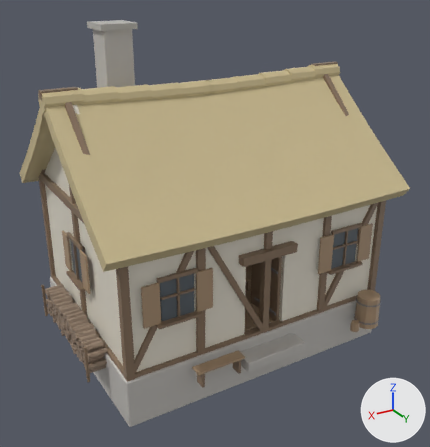
Before and after pictures for a commit that changed the glTF model apps/client/public/assets/models/house_a.glb.
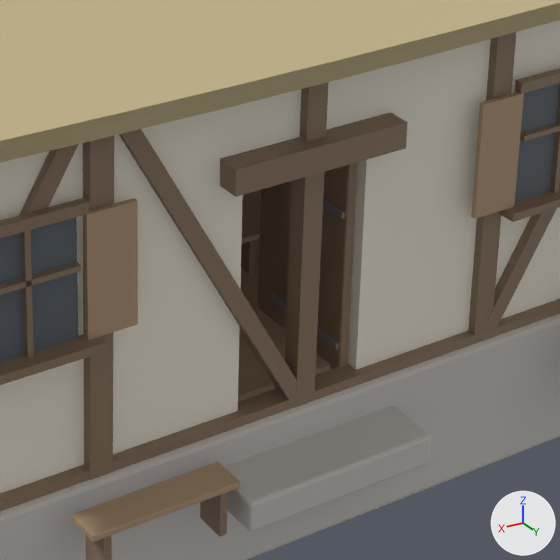
Old and new are each drawn whole from a 50 mm camera at (8.36, 14.33, 9.84) aimed at (0.1, 0.58, 2.96) and again close up on the part from 39% to 80% of the width and 46% to 85% of the height. The axes (+X, +Y, +Z) are drawn at lower right. The lights are the same throughout. The older version's two pictures come first. Where no turn or scale is listed for an object, it has been applied to the vertices. Vertices at exactly the same position are counted once.

Objects in the first close-up: 'house_a'.
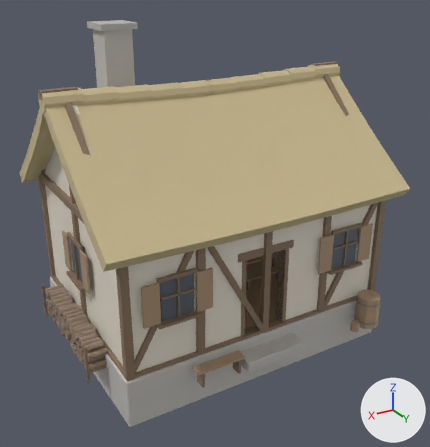
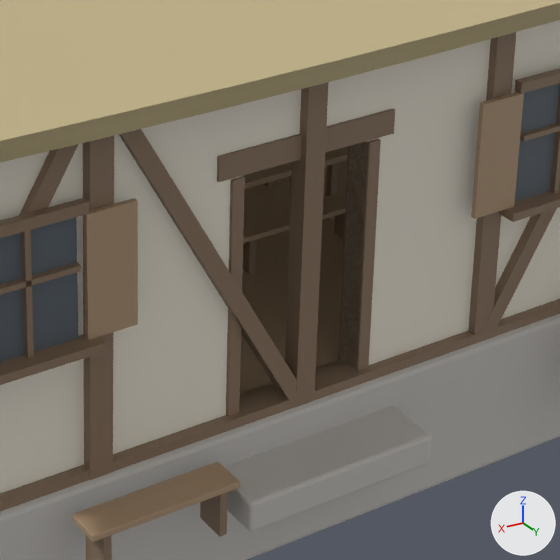
Location of each change, (x1, y1, x2, y2) in pixels of the close-ups (560 x 560 px):
part 1 of me_house_a, added (brown)
    after: (217, 109, 395, 182)
part 2 of me_house_a, added (mostly hidden)
    after: (239, 361, 344, 401)
part 3 of me_house_a, added (brown)
    after: (338, 139, 381, 371)
part 4 of me_house_a, added (brown)
    after: (226, 177, 245, 416)
part 5 of me_house_a, deleted
    before: (269, 292, 339, 350)
part 6 of me_house_a, deleted
    before: (288, 181, 345, 219)
part 7 of me_house_a, deleted (brown)
    before: (220, 112, 408, 369)

The change in detail:
me_house_a is used by ob_house_a; location (0.06, 0.16, 3.86).
me_house_a had 3640 vertices, 6288 faces and spanned x -4.66..4.66, y -3.71..3.71, z -4.66..4.66.
me_house_a now has 3688 vertices, 6384 faces and spans x -4.66..4.66, y -3.71..3.71, z -4.66..4.66.
me_house_a part 1: a new loose piece, a box spanning x -0.93..0.82, y 2.57..2.87, z -0.91..-0.69, in mat_wood_dark (brown #89735d).
me_house_a part 2: a new loose piece, a box spanning x -0.707..0.593, y 2.57..2.87, z -3.272..-3.213, in mat_wood_dark (brown #89735d).
me_house_a part 3: a new loose piece of 56 vertices spanning x -0.8..-0.68, y 2.57..2.87, z -3.29..-0.94, in mat_wood_dark (brown #89735d).
me_house_a part 4: a new loose piece of 56 vertices spanning x 0.57..0.69, y 2.57..2.87, z -3.29..-0.94, in mat_wood_dark (brown #89735d).
me_house_a part 5: the loose piece of 8 vertices spanning x -0.59..-0.55, y 1.67..2.71, z -2.99..-2.93 is deleted.
me_house_a part 6: the loose piece of 8 vertices spanning x -0.59..-0.55, y 1.67..2.71, z -1.69..-1.63 is deleted.
Part 7, on me_house_a:
64 vertices are removed from x -0.91..0.79, y 1.44..3.07, z -3.26..-0.72.
120 faces are deleted.
